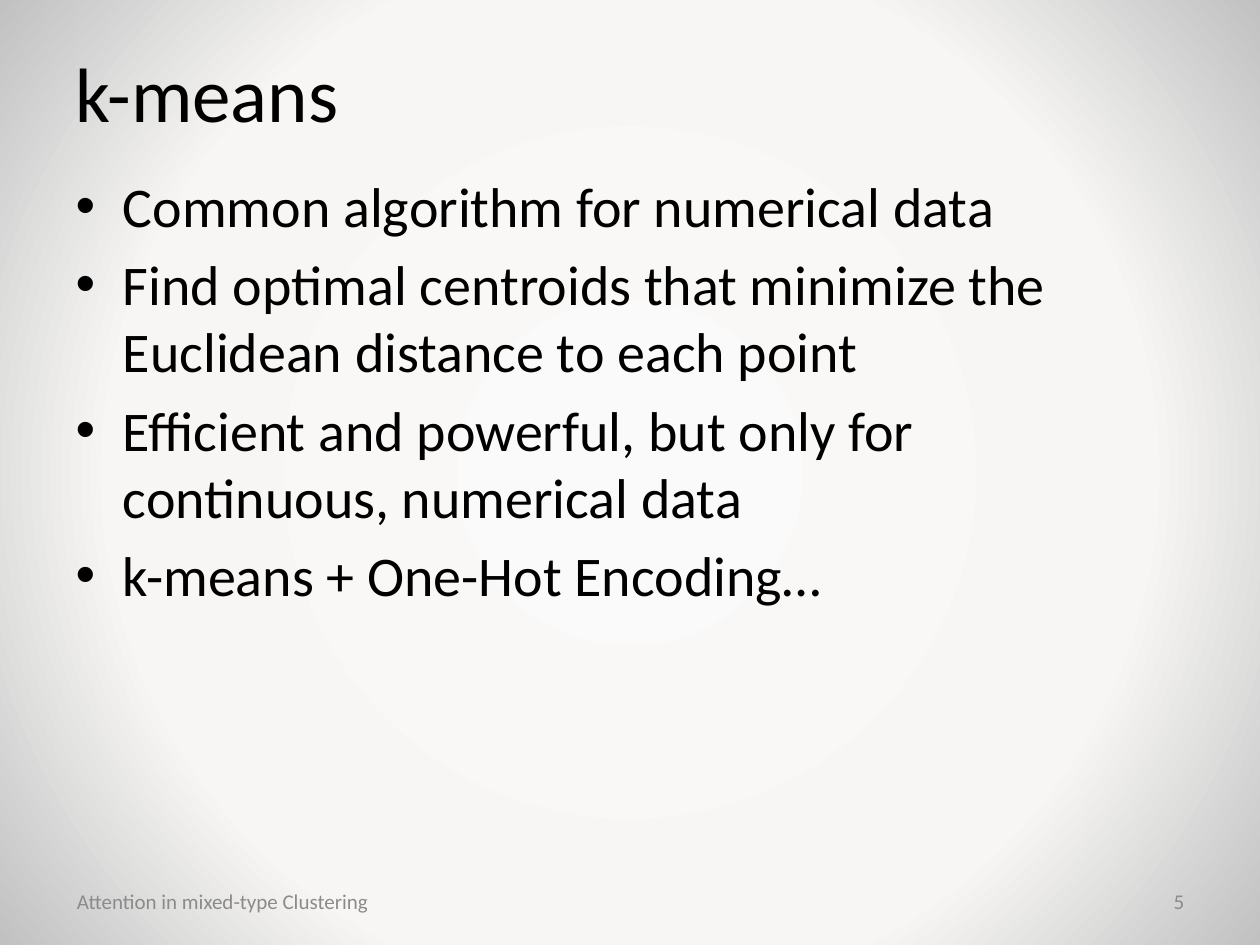
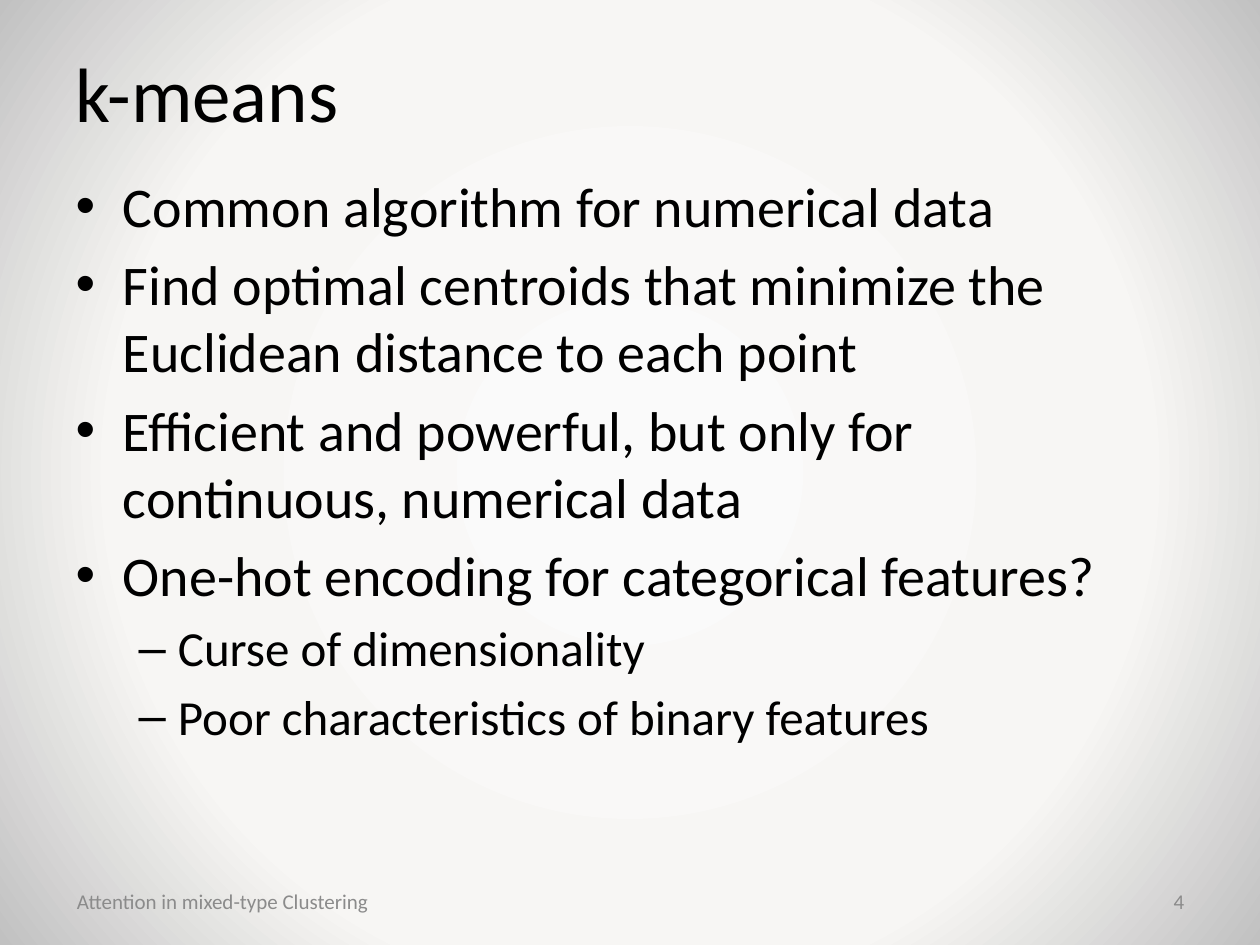
Before and after one commit to jaanisfehling/attention-mixed-type-clustering, a slide deck: slide 4 of presentation.pptx (slide 5 before the commit). Drawn at 1260x945 pixels with LibreOffice and Linux fonts; fonts in the diff are those of the drawing; background and template pictures are left out. Boxes give left, top, right and bottom in pixels: in the first picture for what was removed or moved away, otherwise in the second. Text is boxed around its words. In the diff, an @@ line names an element or a change of style, - is before the commit and + after.

```diff
--- a/presentation.pptx
+++ b/presentation.pptx
@@ text at bbox=[123, 557, 1095, 743]: text changed; size 32 to 28 pt @@
-• k-means + One-Hot Encoding…
+• One-hot encoding for categorical features?
+  – Curse of dimensionality
+  – Poor characteristics of binary features
@@ page number at bbox=[1174, 896, 1185, 909]: text changed @@
-5
+4
```
Also in this commit, not shown: 9 other slides changed, 2 slides added.
